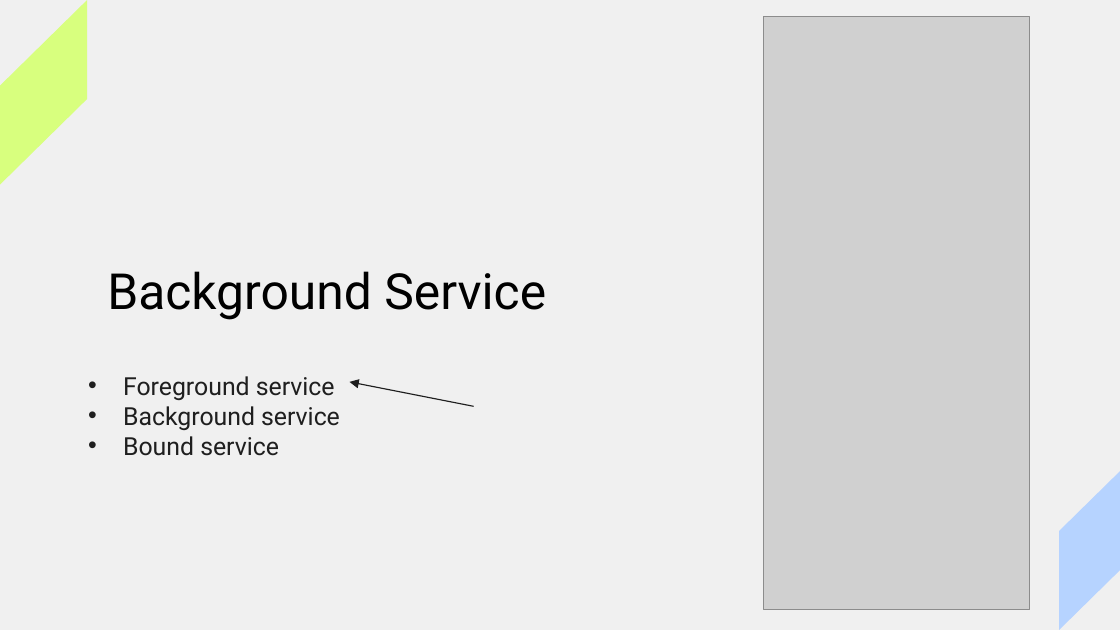
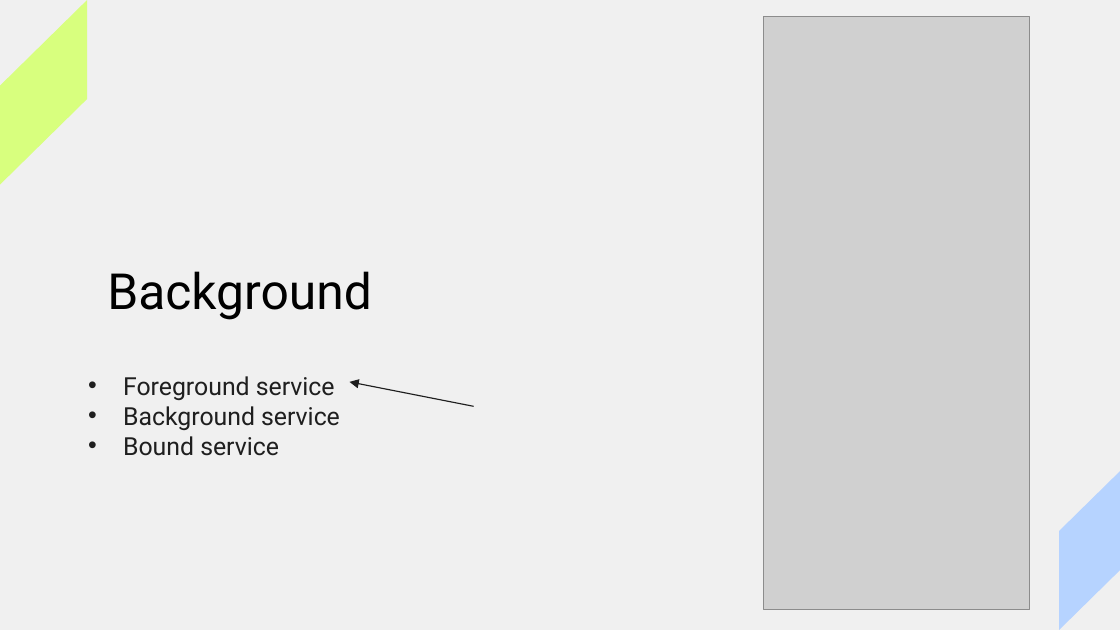
Before and after one commit to alexmercerind/slides, a slide deck: slide 14 of Presentation January 2024.pptx. Drawn at 1120x630 pixels with LibreOffice and Linux fonts; fonts in the diff are those of the drawing; grey boxes stand for pictures. Boxes give left, top, right and bottom in pixels: in the first picture for what was removed or moved away, otherwise in the second. Text is boxed around its words. In the diff, an @@ line names an element or a change of style, - is before the commit and + after.

```diff
--- a/Presentation January 2024.pptx
+++ b/Presentation January 2024.pptx
@@ text at [107, 271, 372, 320]: text changed @@
-Background Service
+Background
```
Also in this commit, not shown: 2 other slides changed, 2 other files.
